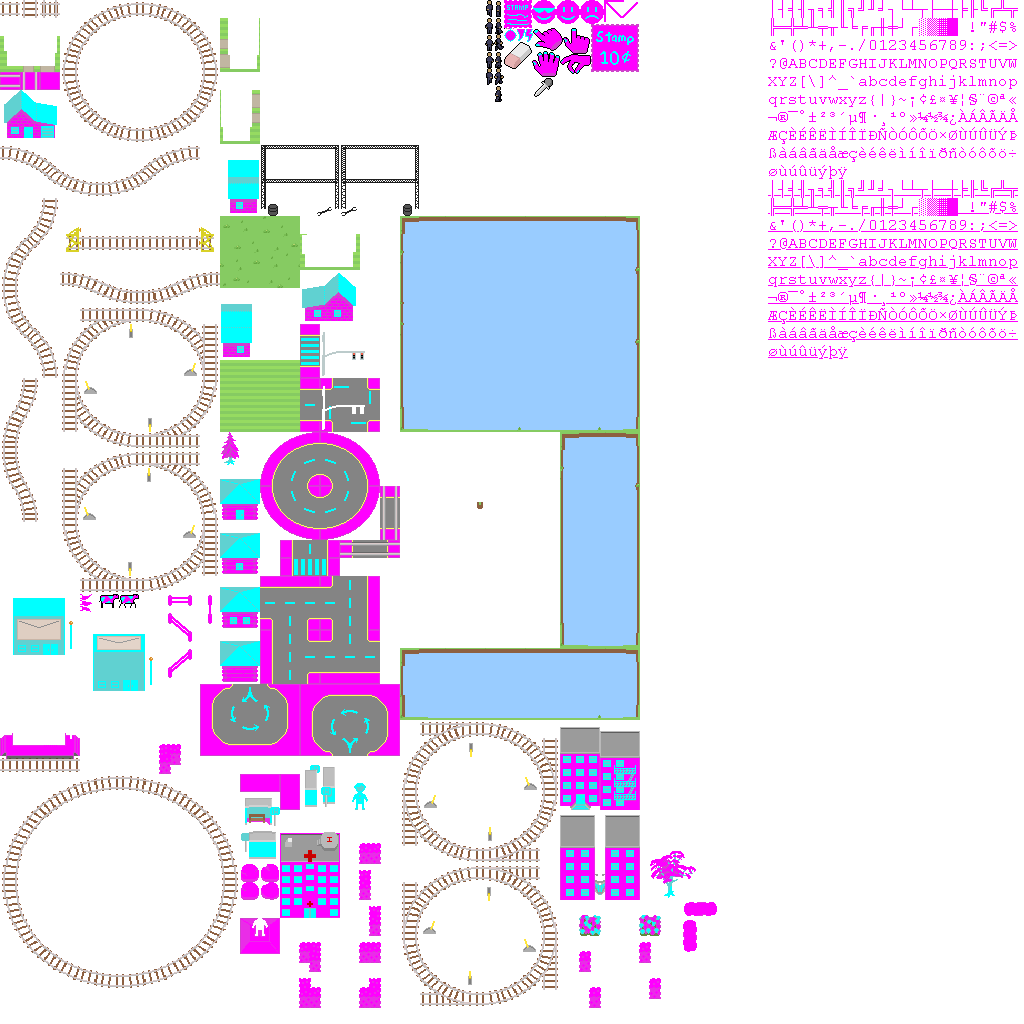
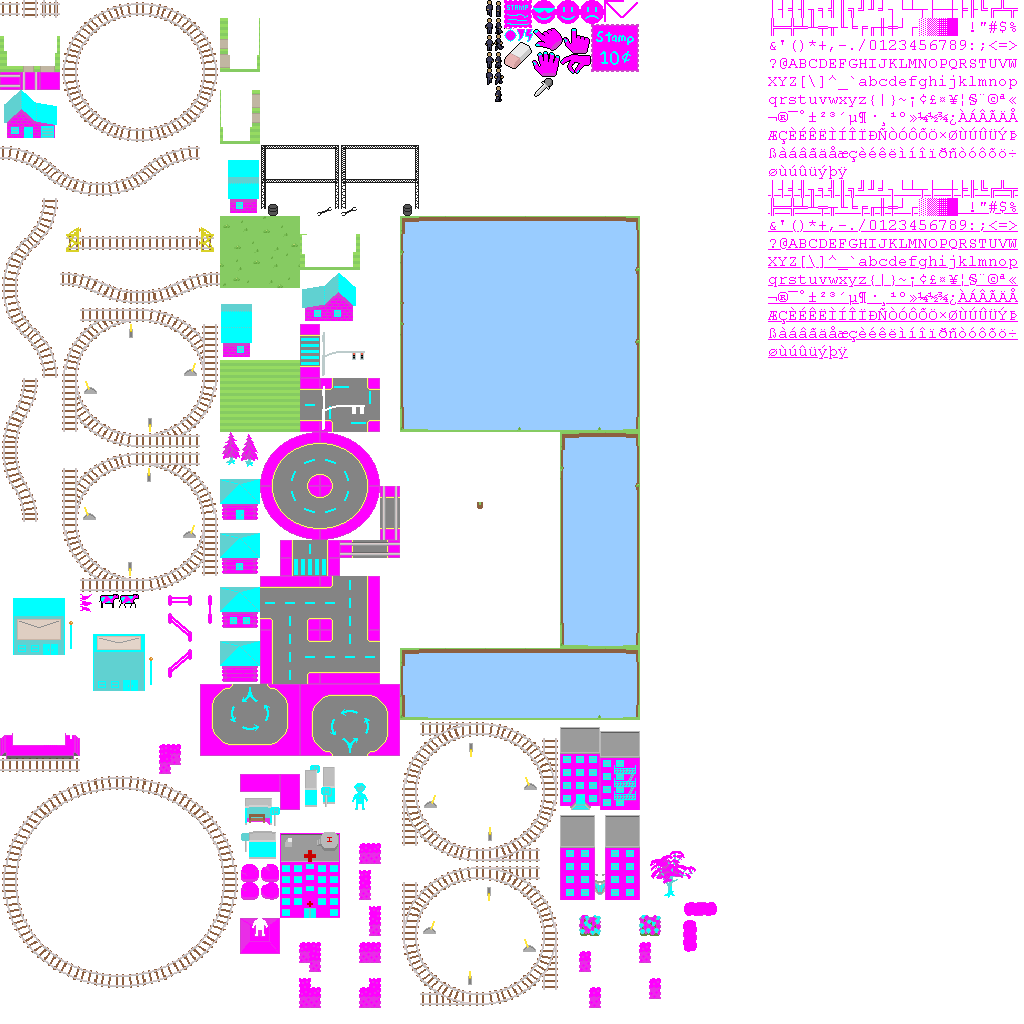
Before/after of a 1024x1024 layered artwork. What changed in the layer stack:
painted on "base.png copy" over [221, 432, 258, 467]
